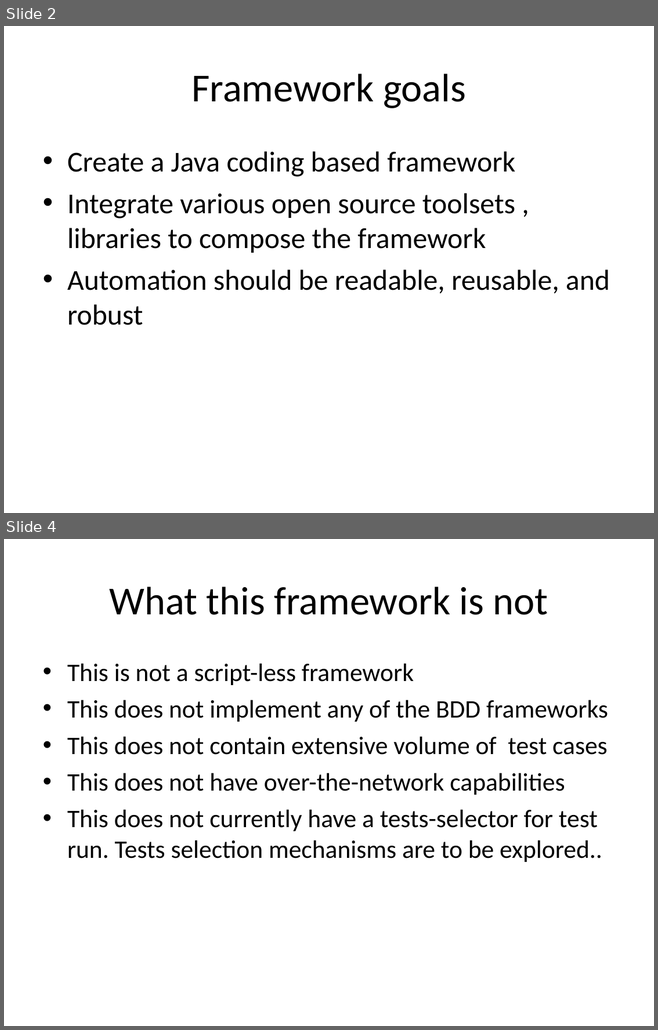
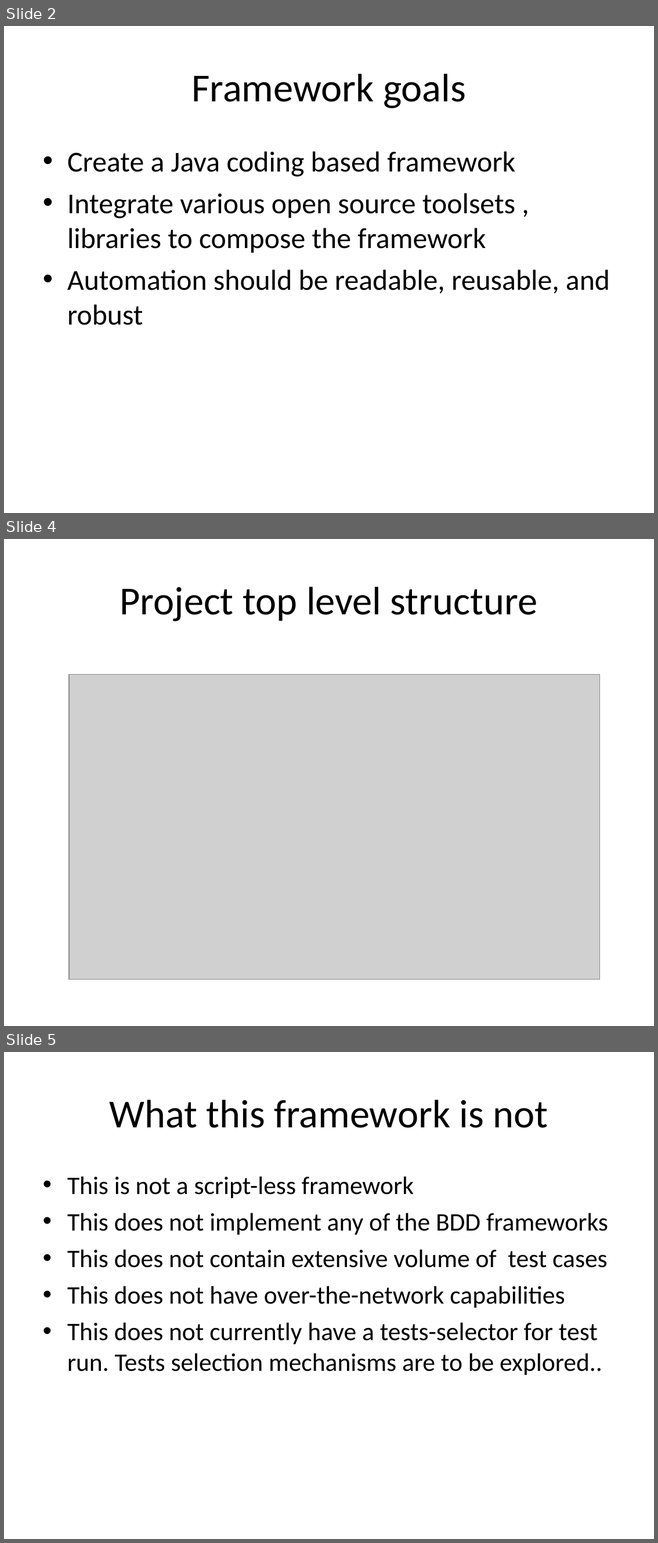
Before and after one commit to asudipto/selophane_InYetAnotherDemoProject, a slide deck: Selenium_NSE/Selenium 3 Framework.ppt. Shown one above the other, each under a label of ours: slides 2 and 4 before the commit, slides 2, 4 and 5 after it; the slides between them are not shown. The pictures are 658x1030 and 658x1543 pixels, drawn with LibreOffice and Linux fonts; fonts in the diff are those of the drawing; grey boxes stand for pictures. Boxes give left, top, right and bottom in pixels: in the first picture for what was removed or moved away, otherwise in the second. Text is boxed around its words. In the diff, an @@ line names an element or a change of style, - is before the commit and + after.

```diff
--- a/Selenium_NSE/Selenium 3 Framework.ppt
+++ b/Selenium_NSE/Selenium 3 Framework.ppt
@@ slide 4 added at bbox=[4, 539, 654, 1026], background #FFFFFF @@
@@ title added at bbox=[120, 587, 537, 621], 44 pt, text #000000 @@
+Project top level structure
@@ picture added at bbox=[69, 674, 600, 979] @@
@@ what was slide 4 is now slide 5 @@
```
Also in this commit, not shown: 1 slide changed, 6 other slides added.
